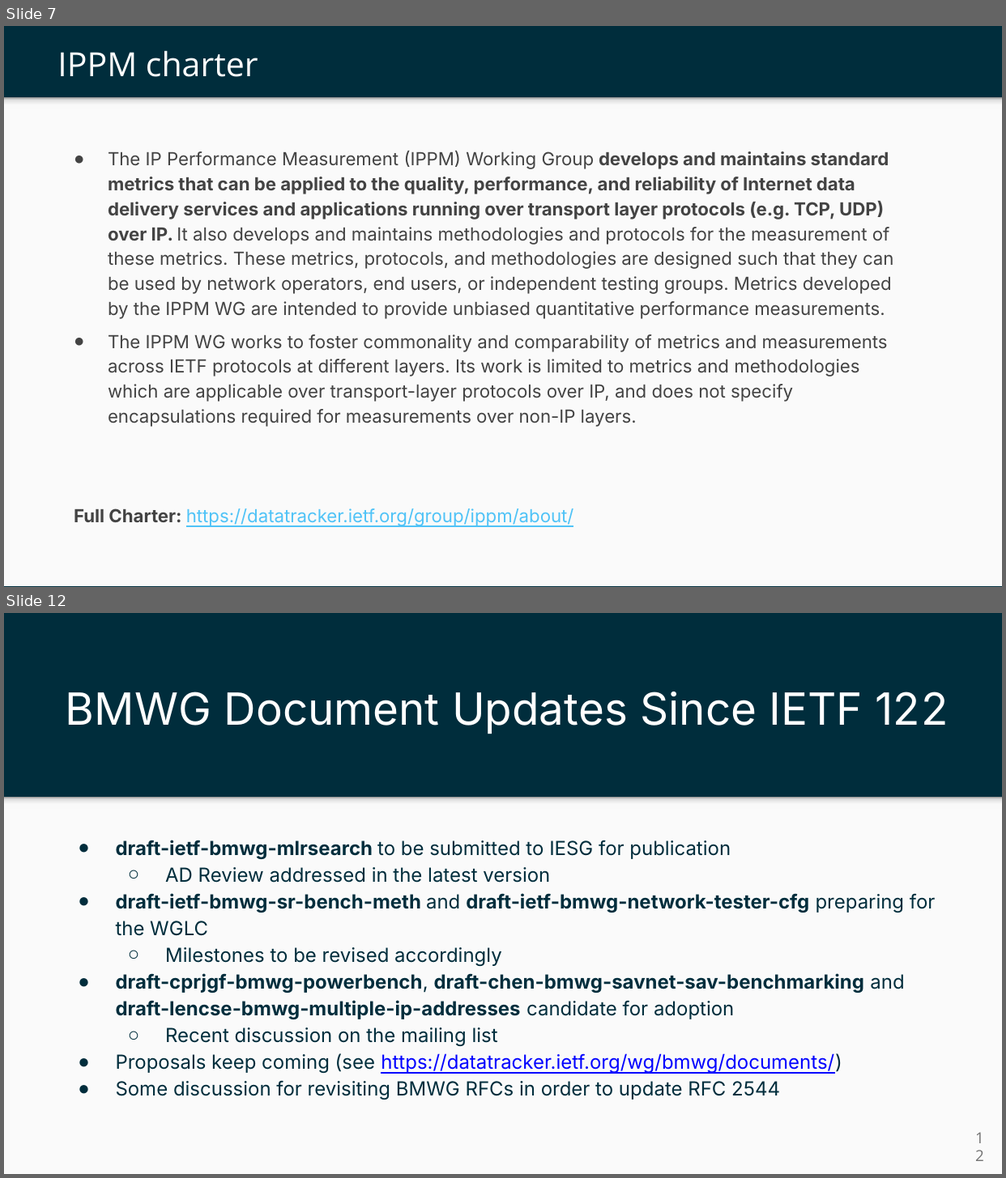
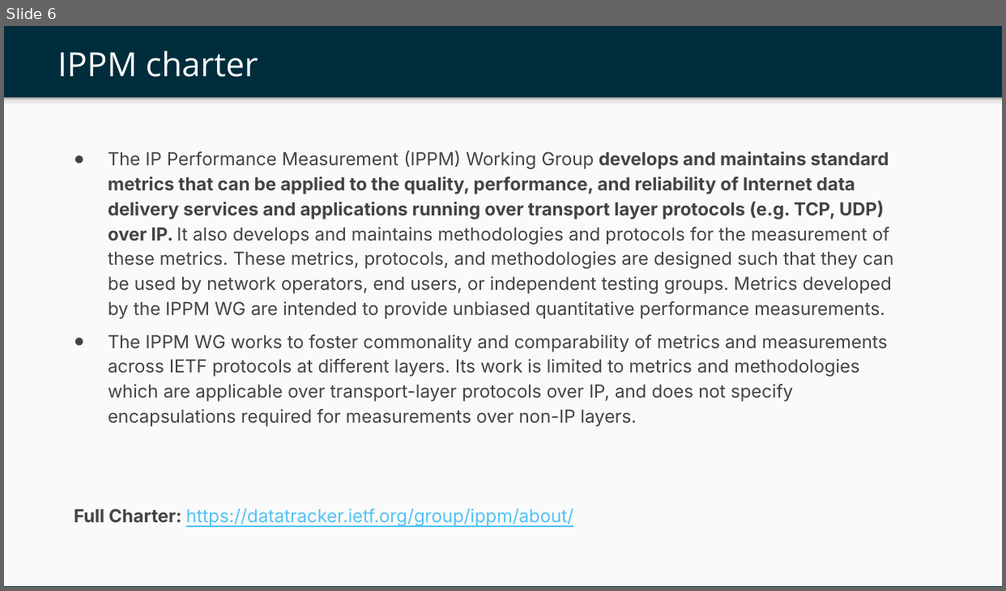
Before and after one commit to ietf-ippm/meeting-materials, a slide deck: interim-01/Slides/chair-slides-bmwg-ippm.pptx. Shown one above the other, each under a label of ours: slides 7 and 12 before the commit, slide 6 after it; the slides between them are not shown. The pictures are 1006x1178 and 1006x591 pixels, drawn with LibreOffice and Linux fonts; fonts in the diff are those of the drawing; background and template pictures are left out. Boxes give left, top, right and bottom in pixels: in the first picture for what was removed or moved away, otherwise in the second. Text is boxed around its words. In the diff, an @@ line names an element or a change of style, - is before the commit and + after.

```diff
--- a/interim-01/Slides/chair-slides-bmwg-ippm.pptx
+++ b/interim-01/Slides/chair-slides-bmwg-ippm.pptx
@@ slide 12 removed at (x1=4, y1=613, x2=1002, y2=1174), background #002D3C @@
@@ title removed at (x1=66, y1=692, x2=948, y2=734) @@
-BMWG Document Updates Since IETF 122
@@ rectangle removed at (x1=4, y1=797, x2=1002, y2=1174) @@
@@ rectangle removed at (x1=4, y1=797, x2=1002, y2=808) @@
@@ text removed at (x1=116, y1=840, x2=936, y2=1100) @@
-● draft-ietf-bmwg-mlrsearch to be submitted to IESG for publication
-  ○ AD Review addressed in the latest version
-● draft-ietf-bmwg-sr-bench-meth and draft-ietf-bmwg-network-tester-cfg preparing for the WGLC
-  ○ Milestones to be revised accordingly
-● draft-cprjgf-bmwg-powerbench, draft-chen-bmwg-savnet-sav-benchmarking and draft-lencse-bmwg-multiple-ip-addresses candidate for adoption
-  ○ Recent discussion on the mailing list
-● Proposals keep coming (see https://datatracker.ietf.org/wg/bmwg/documents/)
-● Some discussion for revisiting BMWG RFCs in order to update RFC 2544
@@ page number removed at (x1=957, y1=1129, x2=994, y2=1166) @@
-12
@@ what was slide 7 is now slide 6 @@
```
Also in this commit, not shown: 7 slides changed, 1 slide added, 5 other slides removed, 3 other files.
